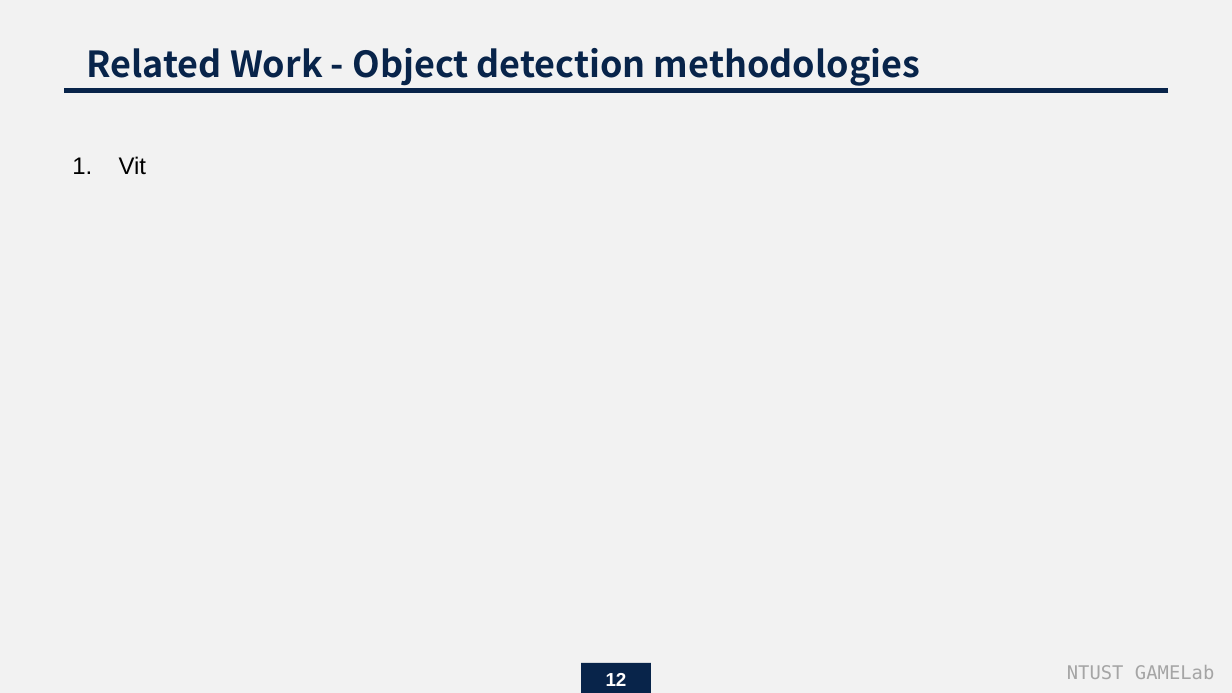
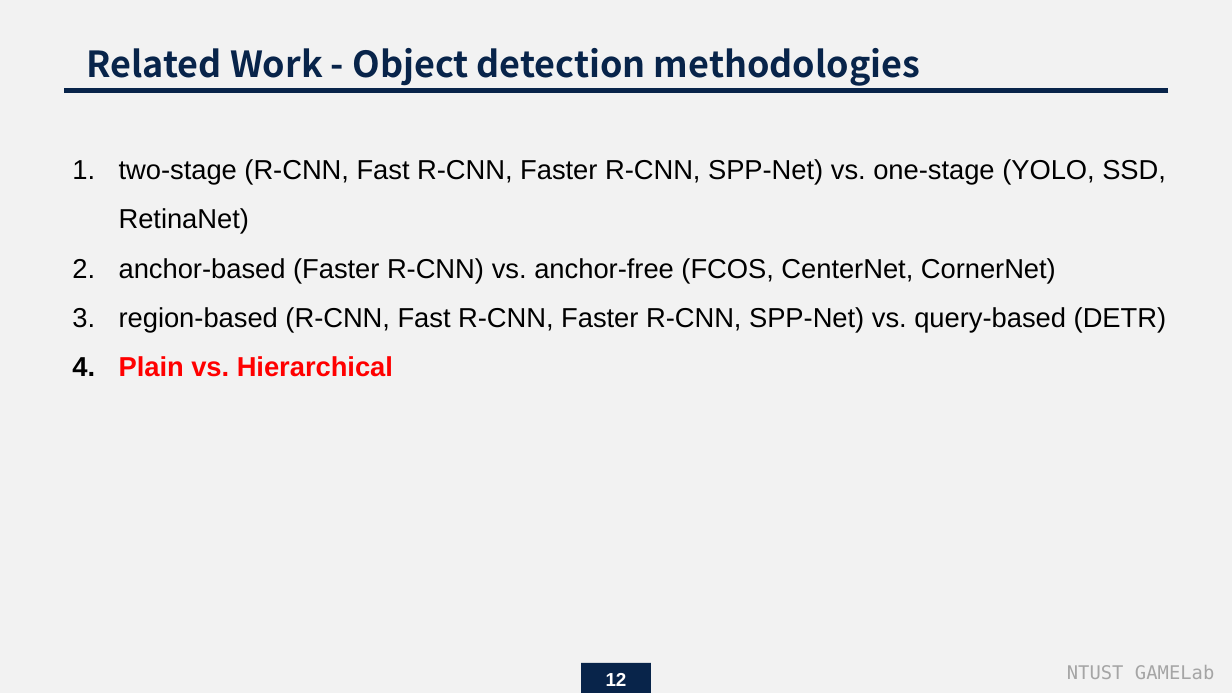
Before and after one commit to endman100/paper-, a slide deck: slide 12 of Exploring Plain Vision Transformer Backbones for Object Detection_M11015039.pptx. Drawn at 1232x693 pixels with LibreOffice and Linux fonts; fonts in the diff are those of the drawing. Boxes give left, top, right and bottom in pixels: in the first picture for what was removed or moved away, otherwise in the second. Text is boxed around its words. In the diff, an @@ line names an element or a change of style, - is before the commit and + after.

```diff
--- a/Exploring Plain Vision Transformer Backbones for Object Detection_M11015039.pptx
+++ b/Exploring Plain Vision Transformer Backbones for Object Detection_M11015039.pptx
@@ text removed at <box>119,156,147,174</box> @@
-1. Vit
@@ text added at <box>119,159,1166,377</box>, 16 pt, text #000000 @@
+1. two-stage (R-CNN, Fast R-CNN, Faster R-CNN, SPP-Net) vs. one-stage (YOLO, SSD, RetinaNet)
+2. anchor-based (Faster R-CNN) vs. anchor-free (FCOS, CenterNet, CornerNet)
+3. region-based (R-CNN, Fast R-CNN, Faster R-CNN, SPP-Net) vs. query-based (DETR)
+4. Plain vs. Hierarchical
```
Also in this commit, not shown: 8 other slides changed, 1 slide added, 1 slide removed.
